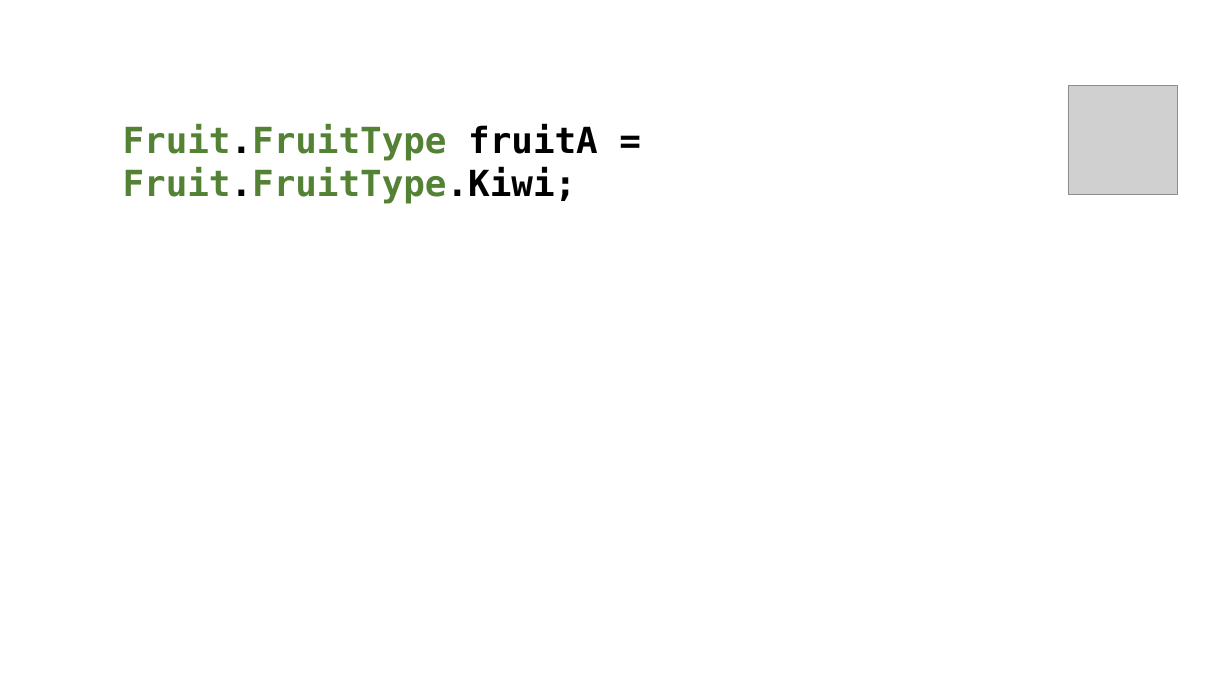
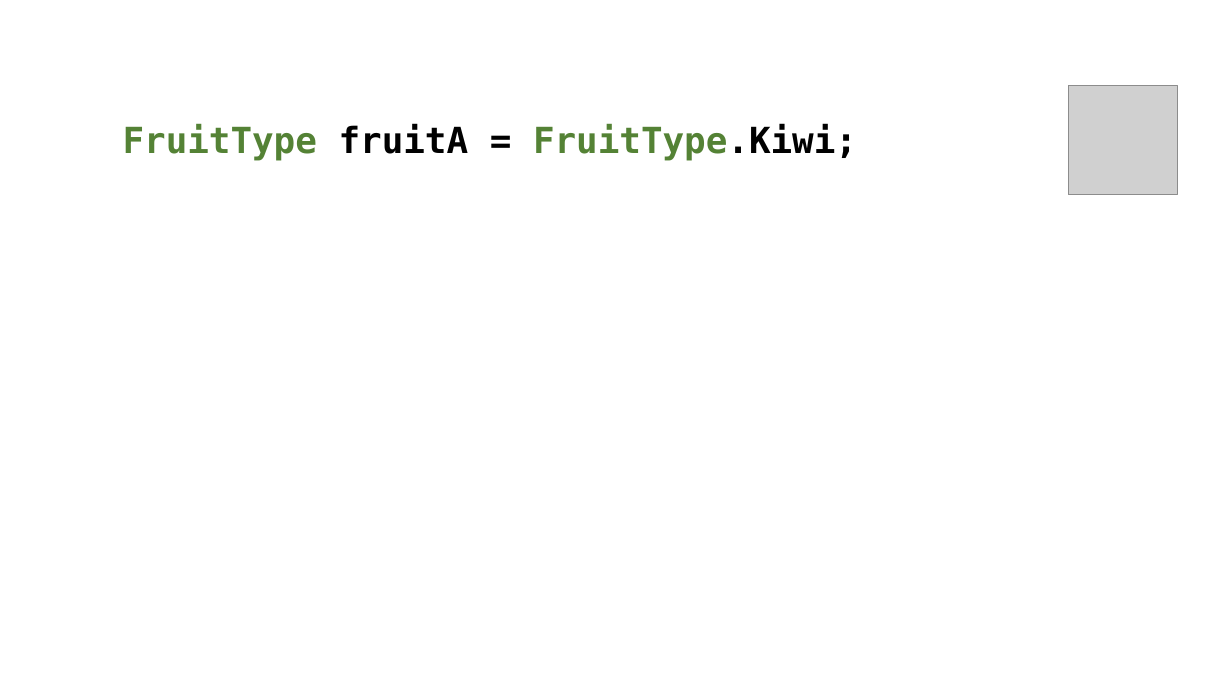
Before and after one commit to perslaursen/OOProg22, a slide deck: slide 11 of Chap/Prog02/Presentations/Enumerations.pptx. Drawn at 1232x693 pixels with LibreOffice and Linux fonts; fonts in the diff are those of the drawing; grey boxes stand for pictures. Boxes give left, top, right and bottom in pixels: in the first picture for what was removed or moved away, otherwise in the second. Text is boxed around its words. In the diff, an @@ line names an element or a change of style, - is before the commit and + after.

```diff
--- a/Chap/Prog02/Presentations/Enumerations.pptx
+++ b/Chap/Prog02/Presentations/Enumerations.pptx
@@ text at (123,124,857,161): text changed @@
-Fruit.FruitType fruitA = Fruit.FruitType.Kiwi;
+FruitType fruitA = FruitType.Kiwi;
```
Also in this commit, not shown: 3 other slides changed, 33 other files.
